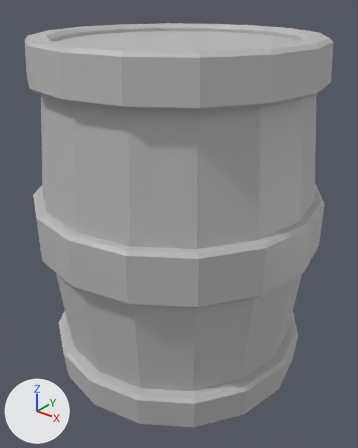
The FBX model Art/Export/SM/SM_Barrel.fbx as it was, and as the next commit left it.
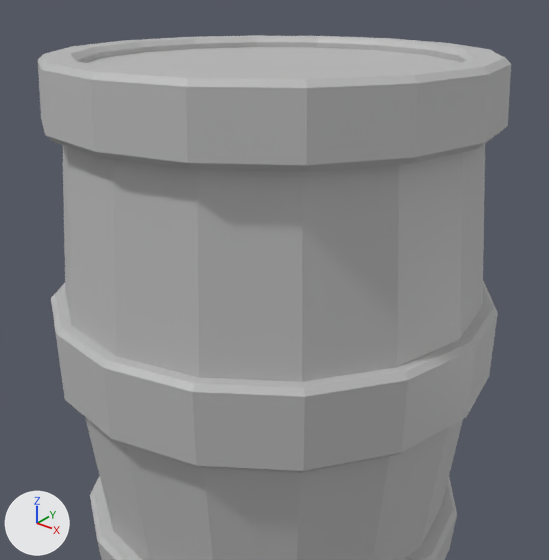
The first picture shows the older version from a 50 mm camera at (2.44, -3.04, 3.12) aimed at (0.04, -0.04, 1.26). The close-ups show both versions on the part from 0% to 100% of the width and 0% to 82% of the height of that picture. The axes (+X, +Y, +Z) are drawn at lower left. The lights are the same throughout. Objects named as collision shapes, trigger or cutter boxes, shadow casters or lower levels of detail are left out. Where no turn or scale is listed for an object, it has been applied to the vertices.

The first close-up shows 'SM_Barrel'.
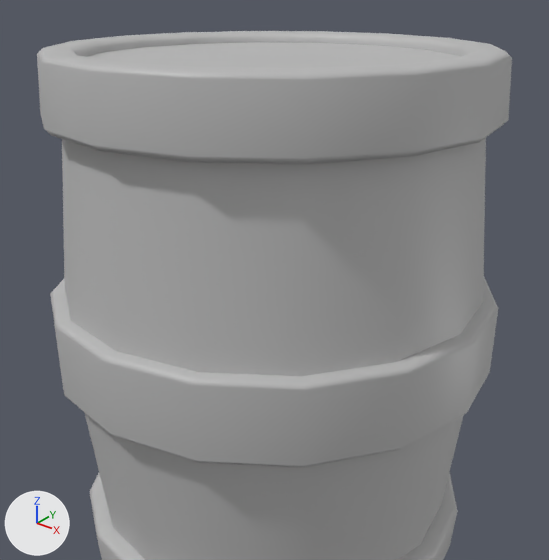
Boxes [x1, y1, x2, y2] around the edits, measured in the close-ups (549 x 560 px):
'SM_Barrel', moved
    before: [38, 35, 511, 560]
    after: [37, 31, 512, 560]

The edits, one by one:
me_mesh has 426 vertices, 360 faces and spans x -1.19..1.19, y -1.19..1.19, z -1.41..1.41.
me_mesh is used by ob_sm_barrel; location (0.0, 0.0, 1.379).
me_mesh part 1: edges marked sharp go from 784 to 160.
Object 'SM_Barrel' (ob_sm_barrel) moves from (0.0, 0.0, 1.379) to (0.0, 0.0, 1.405).
